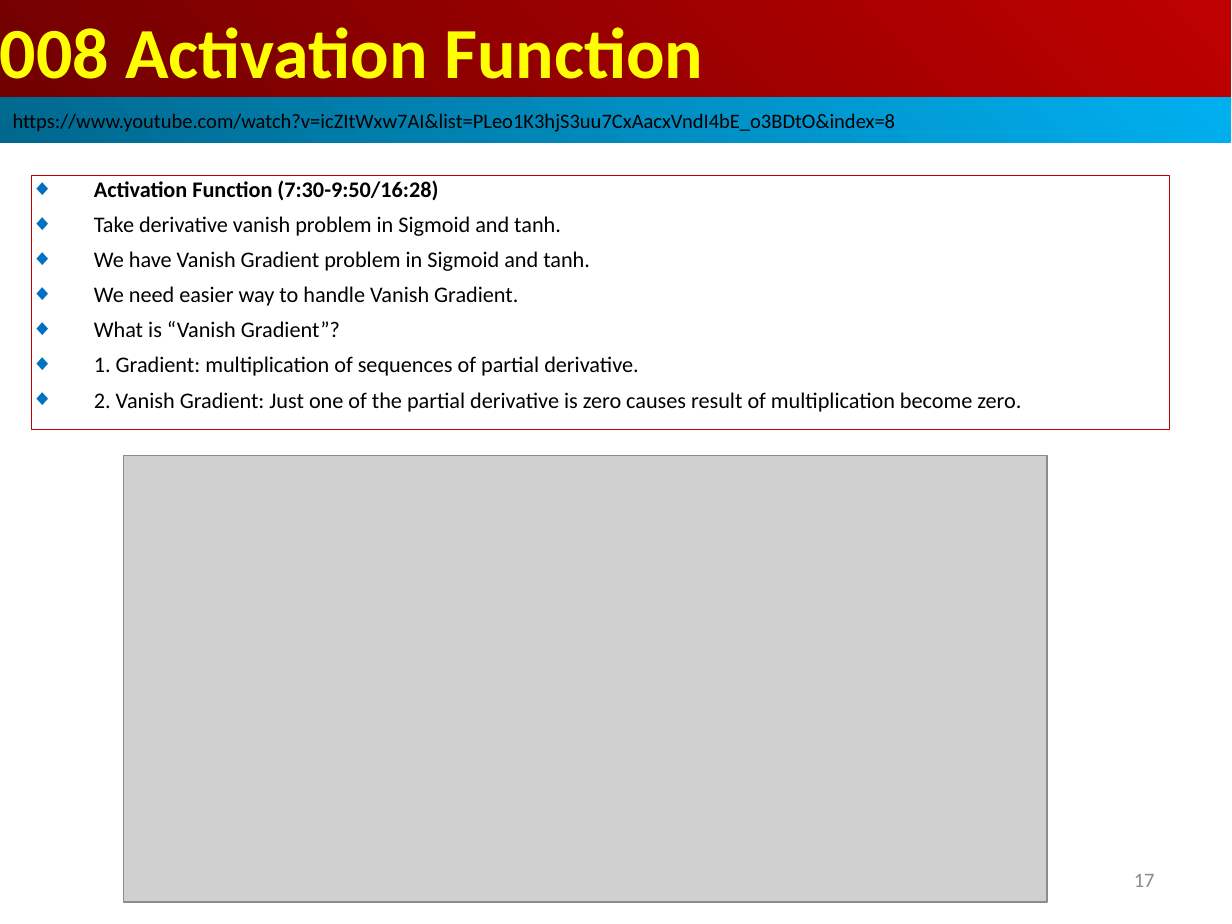
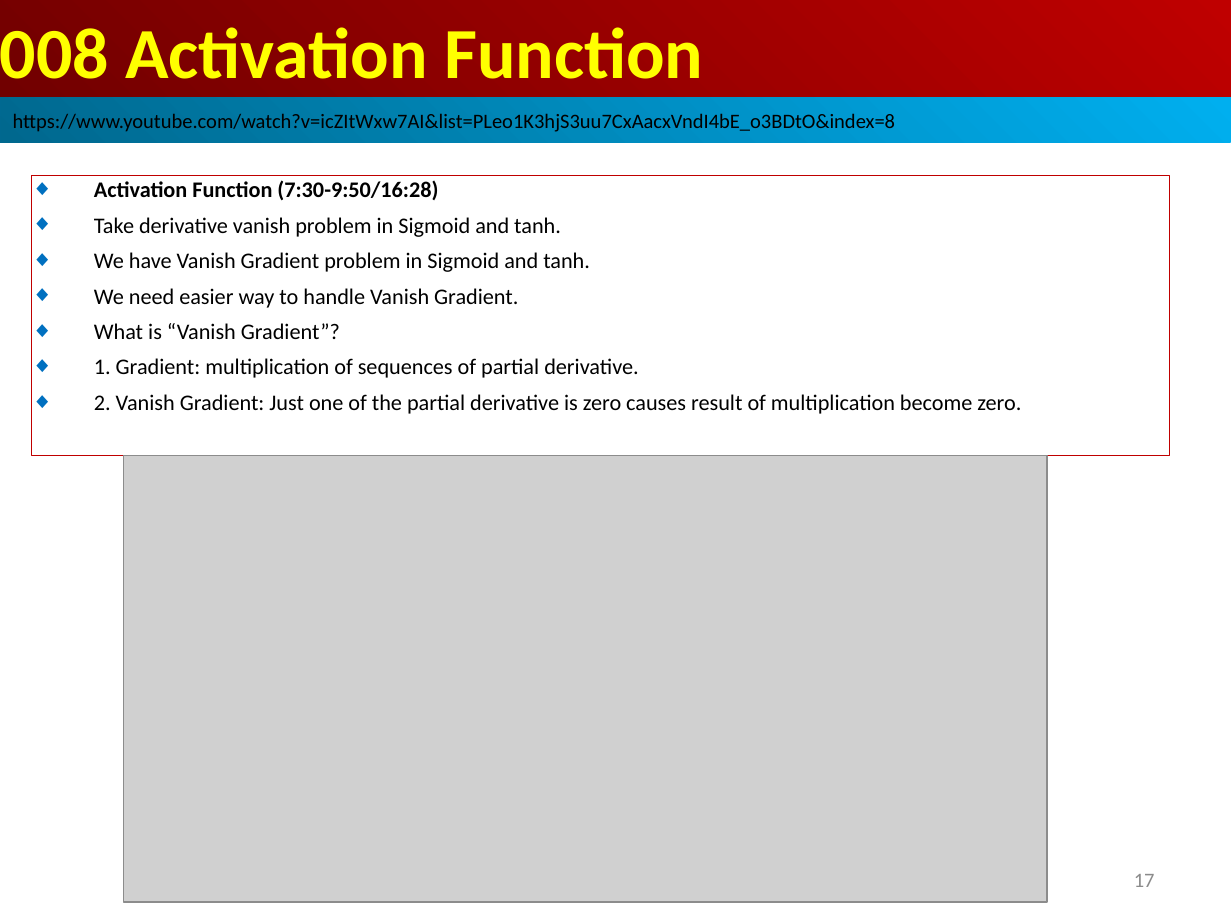
Before and after one commit to peterhchen/AIU_CS512_DL, a slide deck: slide 17 of 000_Lecture_Project/week02/01_Lecture/08_Act_Func.ppt. Drawn at 1232x924 pixels with LibreOffice and Linux fonts; fonts in the diff are those of the drawing; grey boxes stand for pictures. Boxes give left, top, right and bottom in pixels: in the first picture for what was removed or moved away, otherwise in the second. Text is boxed around its words. In the diff, an @@ line names an element or a change of style, - is before the commit and + after.

```diff
--- a/000_Lecture_Project/week02/01_Lecture/08_Act_Func.ppt
+++ b/000_Lecture_Project/week02/01_Lecture/08_Act_Func.ppt
@@ rectangle "Activation Function (7:30-9:50/16:28)": place and size @@
-rectangle "Activation Function (7:30-9:50/16:28)" at (31,175,1169,429)
+rectangle "Activation Function (7:30-9:50/16:28)" at (31,175,1169,455)
```
Also in this commit, not shown: 2 other slides changed.
